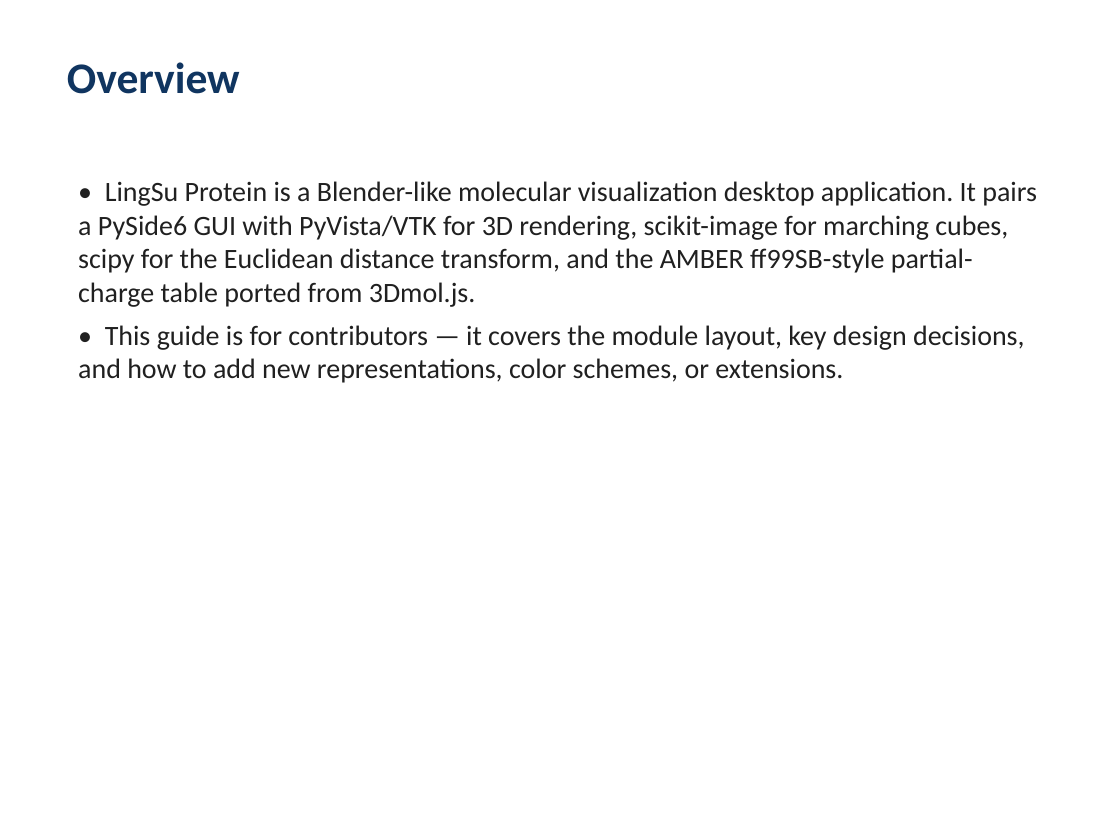
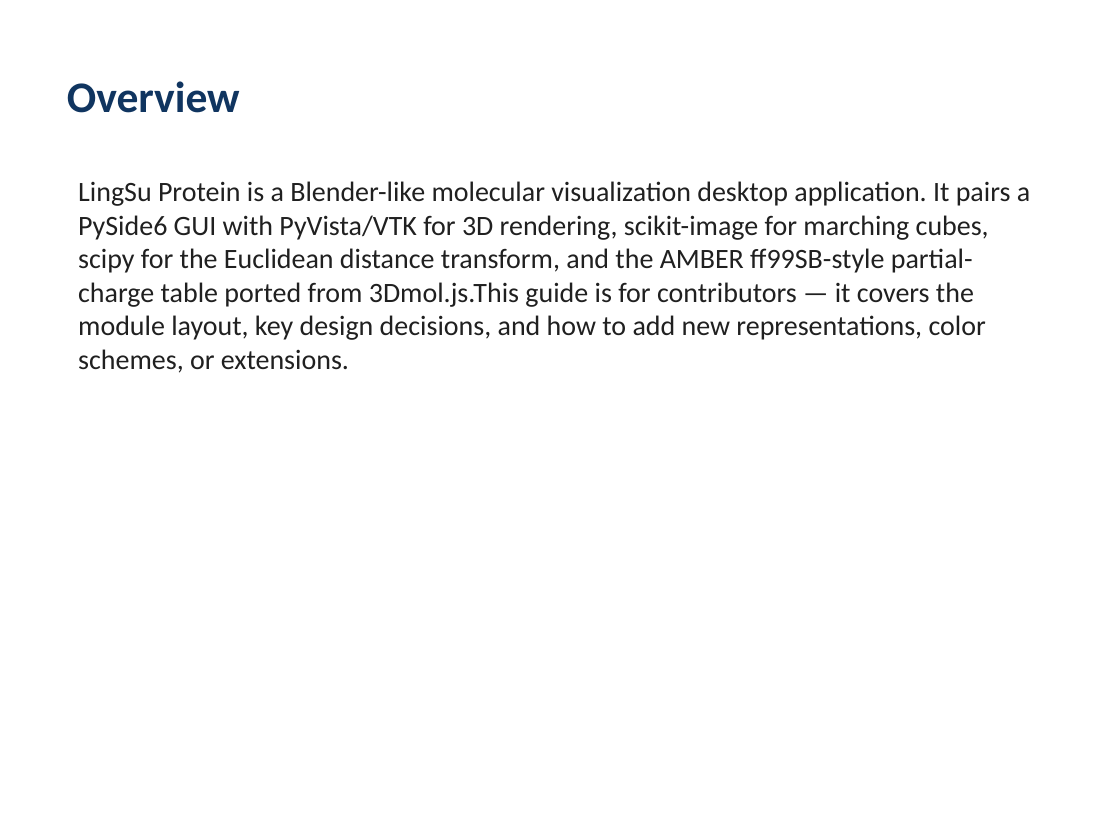
Before and after one commit to kekegg/protein-studio, a slide deck: slide 2 of docs/DeveloperGuide.pptx. Drawn at 1120x840 pixels with LibreOffice and Linux fonts; fonts in the diff are those of the drawing. Boxes give left, top, right and bottom in pixels: in the first picture for what was removed or moved away, otherwise in the second. Text is boxed around its words. In the diff, an @@ line names an element or a change of style, - is before the commit and + after.

Commit message:
Redo documentation generation with Node toolchain
Replace docs/generate_docs.py (python-docx + python-pptx) with
docs/generate_docs.mjs (docx v9 + pptxgenjs v3). The single content
source feeds both renderers — change DEVELOPER_GUIDE / USER_GUIDE
once, both .docx and .pptx update.

Build is one npm command:

    cd docs && npm install && npm run build

The new generator:
  - Uses ES modules and the latest docx/pptxgenjs APIs
  - Adds an MCP server section (Tools menu / toolbar pill / status bar)
    and a per-SS ribbon entry to keep the developer guide current
  - Adds an MCP user-guide section explaining the in-app start/stop
    controls and what tools the agent exposes
  - Renders code blocks with a thin gray border + Consolas text in
    dark green (matches the existing palette)
  - Silently skips missing screenshots so a partial docs/screenshots/
    directory doesn't break the build

docs/README.md documents the toolchain, content model, and how to
verify the outputs (unzip + grep). node_modules is gitignored.

```diff
--- a/docs/DeveloperGuide.pptx
+++ b/docs/DeveloperGuide.pptx
@@ text "Overview" at (67,81,240,113): vertical alignment top to middle @@
@@ text at (78,181,1030,373): text changed @@
-• LingSu Protein is a Blender-like molecular visualization desktop application. It pairs a PySide6 GUI with PyVista/VTK for 3D rendering, scikit-image for marching cubes, scipy for the Euclidean distance transform, and the AMBER ff99SB-style partial-charge table ported from 3Dmol.js.
-• This guide is for contributors — it covers the module layout, key design decisions, and how to add new representations, color schemes, or extensions.
+LingSu Protein is a Blender-like molecular visualization desktop application. It pairs a PySide6 GUI with PyVista/VTK for 3D rendering, scikit-image for marching cubes, scipy for the Euclidean distance transform, and the AMBER ff99SB-style partial-charge table ported from 3Dmol.js.This guide is for contributors — it covers the module layout, key design decisions, and how to add new representations, color schemes, or extensions.
```
Also in this commit, not shown: 9 other slides changed, 1 slide added, 8 other files.
